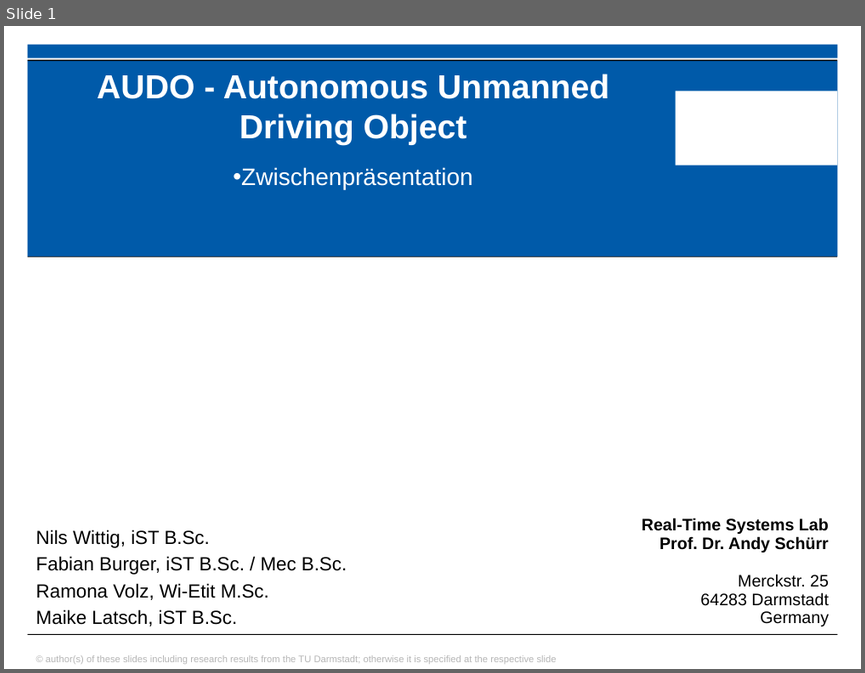
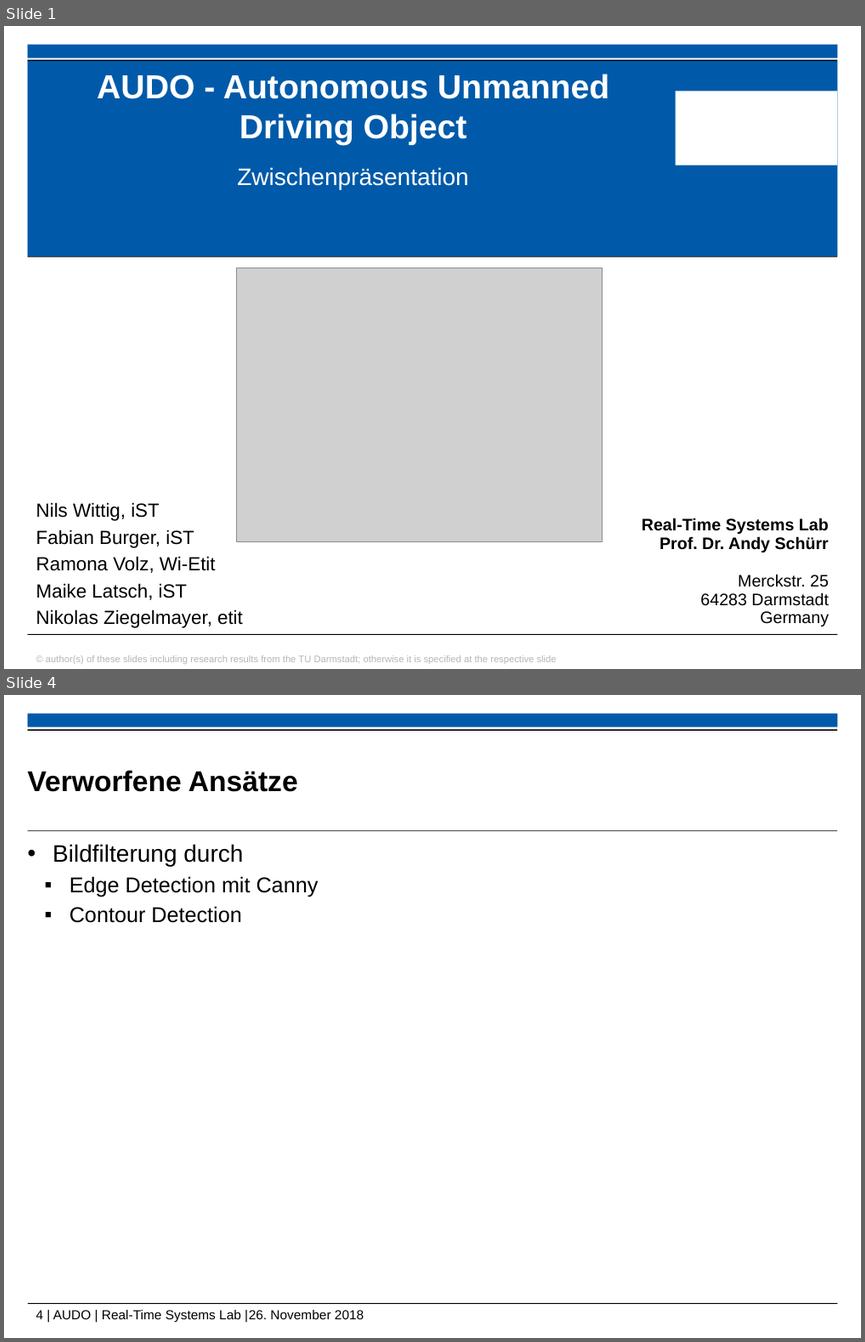
Before and after one commit to ramona3300/AUDO, a slide deck: Dokumente/Präsentationen/Zwischenpräsentation.pptx. Shown one above the other, each under a label of ours: slide 1 before the commit, slides 1 and 4 after it; the slides between them are not shown. The pictures are 865x673 and 865x1342 pixels, drawn with LibreOffice and Linux fonts; fonts in the diff are those of the drawing; grey boxes stand for pictures; background and template pictures are left out. Boxes give left, top, right and bottom in pixels: in the first picture for what was removed or moved away, otherwise in the second. Text is boxed around its words. In the diff, an @@ line names an element or a change of style, - is before the commit and + after.

```diff
--- a/Dokumente/Präsentationen/Zwischenpräsentation.pptx
+++ b/Dokumente/Präsentationen/Zwischenpräsentation.pptx
@@ slide 4 added at box(4, 695, 861, 1338), background #FFFFFF; not listed: 1 template element that a slide beside it also shows @@
@@ rectangle added at box(27, 729, 837, 731), fill #000000 @@
@@ title added at box(28, 770, 298, 792), 24 pt, text #000000, bold @@
+Verworfene Ansätze
@@ line added from (27, 831) to (837, 831), #000000 0.6 pt @@
@@ text added at box(52, 844, 318, 923), 18 pt, text #000000 @@
+• Bildfilterung durch
+  ▪ Edge Detection mit Canny
+  ▪ Contour Detection
@@ line added from (28, 1304) to (838, 1304), #000000 0.6 pt @@
@@ text added at box(36, 1310, 364, 1322), 11 pt, text #000000 @@
+4 | AUDO | Real-Time Systems Lab |26. November 2018
@@ slide 1 changed as well @@
@@ subtitle "Zwischenpräsentation" at box(237, 167, 469, 189): bullet • to none @@
@@ picture added at box(237, 267, 602, 542) @@
@@ text at box(36, 502, 243, 628): text changed @@
-Nils Wittig, iST B.Sc.
-Fabian Burger, iST B.Sc. / Mec B.Sc.
-Ramona Volz, Wi-Etit M.Sc.
-Maike Latsch, iST B.Sc.
+Nils Wittig, iST
+Fabian Burger, iST
+Ramona Volz, Wi-Etit
+Maike Latsch, iST
+Nikolas Ziegelmayer, etit
```
Also in this commit, not shown: 1 other slide changed, 3 other slides added, 3 slides removed, 10 other files.
